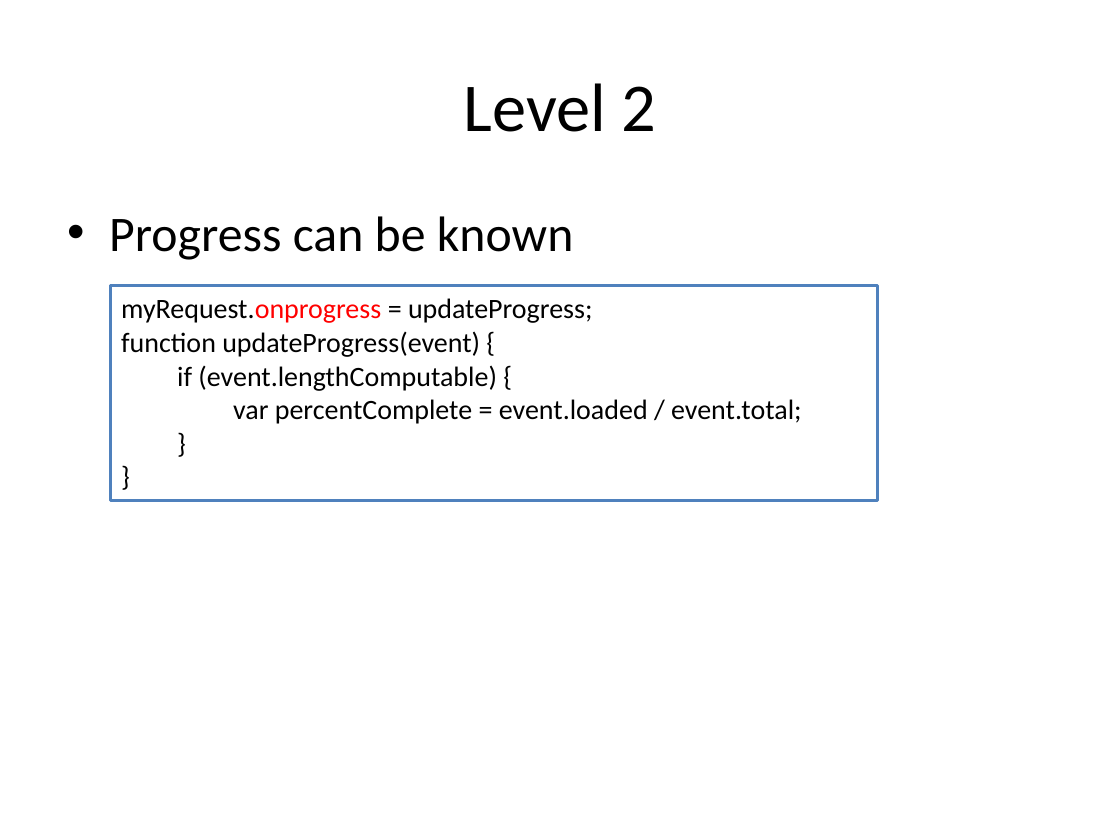
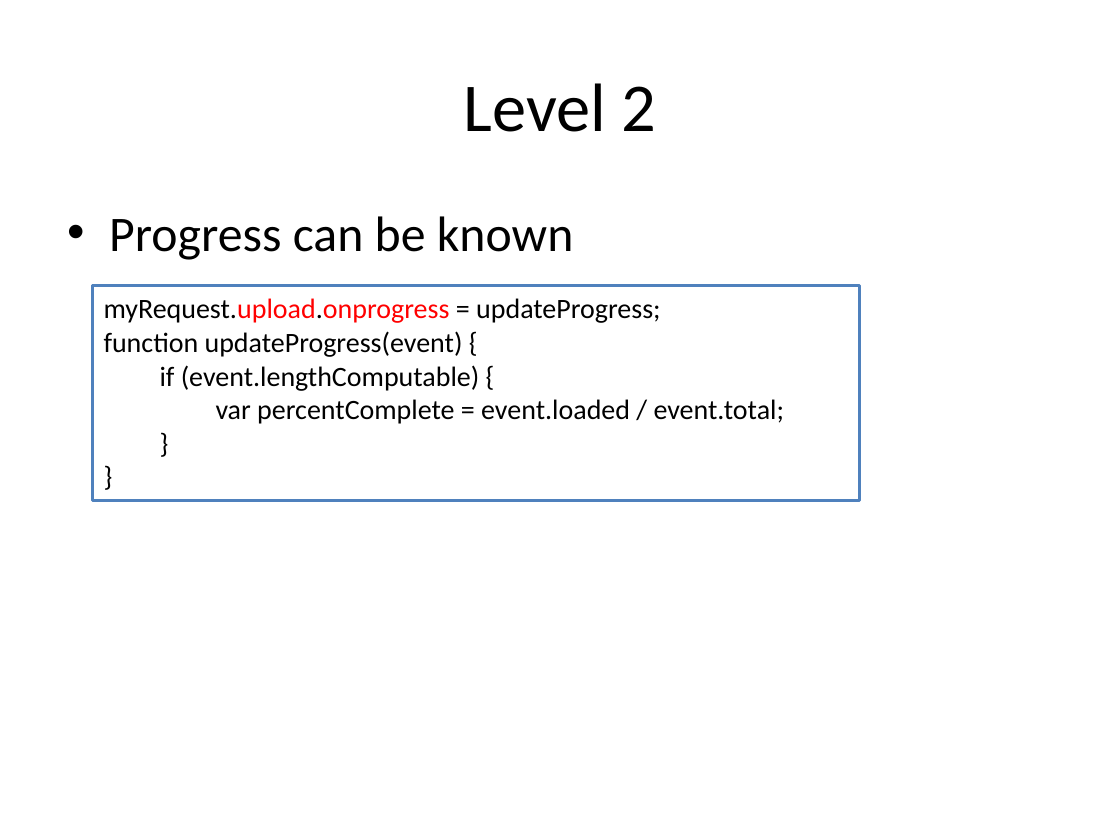
Before and after one commit to HLimit/h5_Traning, a slide deck: slide 11 of [presentation/[4]XMLHttpRequest.pptx. Drawn at 1120x840 pixels with LibreOffice and Linux fonts; fonts in the diff are those of the drawing. Boxes give left, top, right and bottom in pixels: in the first picture for what was removed or moved away, otherwise in the second. Text is boxed around its words. In the diff, an @@ line names an element or a change of style, - is before the commit and + after.

```diff
--- a/[presentation/[4]XMLHttpRequest.pptx
+++ b/[presentation/[4]XMLHttpRequest.pptx
@@ rectangle "myRequest.upload.onprogress = updateProgress;": place and size @@
-rectangle "myRequest.upload.onprogress = updateProgress;" at bbox=[110, 286, 877, 501]
+rectangle "myRequest.upload.onprogress = updateProgress;" at bbox=[93, 286, 860, 501]
@@ text in rectangle at bbox=[104, 298, 661, 323]: text changed @@
-myRequest.onprogress = updateProgress;
+myRequest.upload.onprogress = updateProgress;
```
Also in this commit, not shown: 4 other slides changed, 15 other files.
